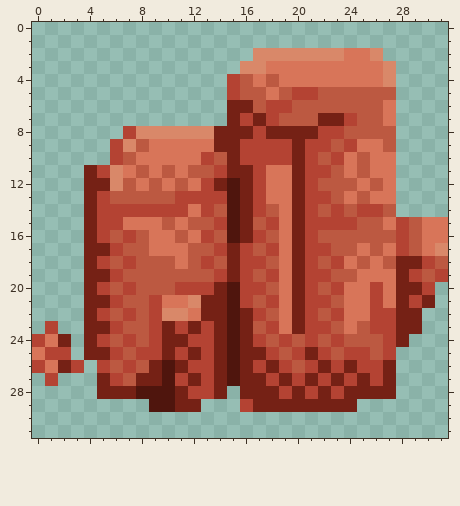
Edited in one commit: pixel-art sprite (Game/ProjectPerfection.gmx/sprites/images/spr_env_rock_0.png). That is the earlier state.
The file is 64x64 pixels, drawn in blocks of 2x2; one block is one cell here.
And afterwards:
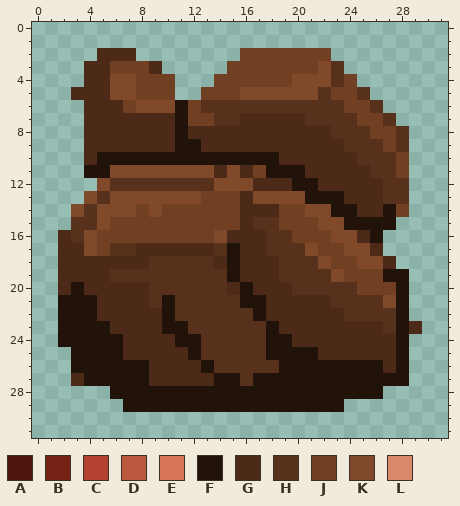
Palette (. is transparent): A #4f150d  B #752115  C #b44333  D #bc5941  E #d87559  F #22130a  G #4c2a17  H #57311b  J #713f22  K #804929  L #d98869
What changed:
Changed rows in their new state; - is an unchanged pixel.
first column x 0:
 2 -----GGG--------JJJJJJJ....-----
 3 ----GGJJJG-----JJJJJJJKH....----
 4 ----GGKKJJJ---JJJJJJKKKHJ...----
 5 ---GGGKKJJJ--JJJKKKKKKHJJH..----
 6 ----GGGJKKKFJHHHHHHHHHHHJJH.----
 7 ----GGGGGGGFJJHHGGGGGHHHHJJH----
 8 ----GGGGGGGFGGGGGGGGGGGHHHJJH---
 9 ----GGGGGGGFFGGGGGGGGGGGHHHJH---
10 ----GFFFFFFFFFFFFFFGGGGGGHHHJ---
11 ----FFKKKKKKKKGKGJFFFGGGGGHHJ---
12 ----.KHHHHHHHHKKKGGGFFGGGGGHH---
13 ----KHKKKKKKKJJJGKKKKFFFGGGHH---
14 ---KHKKKJKJJJJJJGGGJJKKFFGGFJ---
15 ---HHKJJJJJJJJJJGHHJJJKKFFFF....
16 --GHKJJJJJJJJJKGGGHHJJJKKGF.....
17 --GGKJHHGGGGGGHFGGHHHKJJKKG.....
18 --GGGGGGGHHHHHGFGGGHHHKJJKKG....
19 --GGGGHHHHHHHHHFGGGHHHHKJJJFF...
20 --GFGGGGGHHHHHHGFGGGHHHHHJJJF..-
21 --FFFGGGGHFHHHHHFFGGGGGHHHHKF..-
22 --FFFGGGGGFHHHHHHFGGGGGGHHHHF.--
23 -.FFFFGGGGFFHHHHHHFGGGGGGGGHFG--
24 ..FFFFFGGGGFFHHHHHFFGGGGGGGGF---
25 ...FFFFGGGGGFHHHHHFFFFGGGGGGF---
26 ...FFFFFFGGGGFHHHHHFFFFFFFFGF---
27 -.-GFFFFFGGGGGFFHFFFFFFFFFFFF---
28 -----.FFFFFFFFFFFFFFFFFFFFF.----
29 -------FFFFFFFFFFFFFFFFF.-------
Boxes around the changes in both pictures, in picture pixels (x1, y1, x2, y2):
changed: (32, 48, 448, 412)
